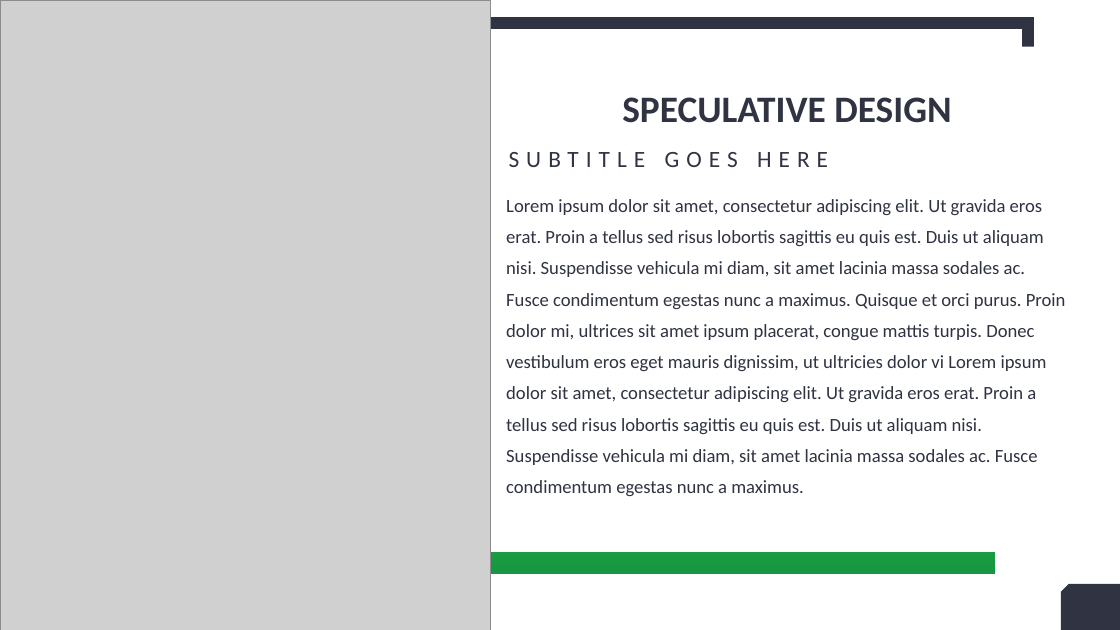
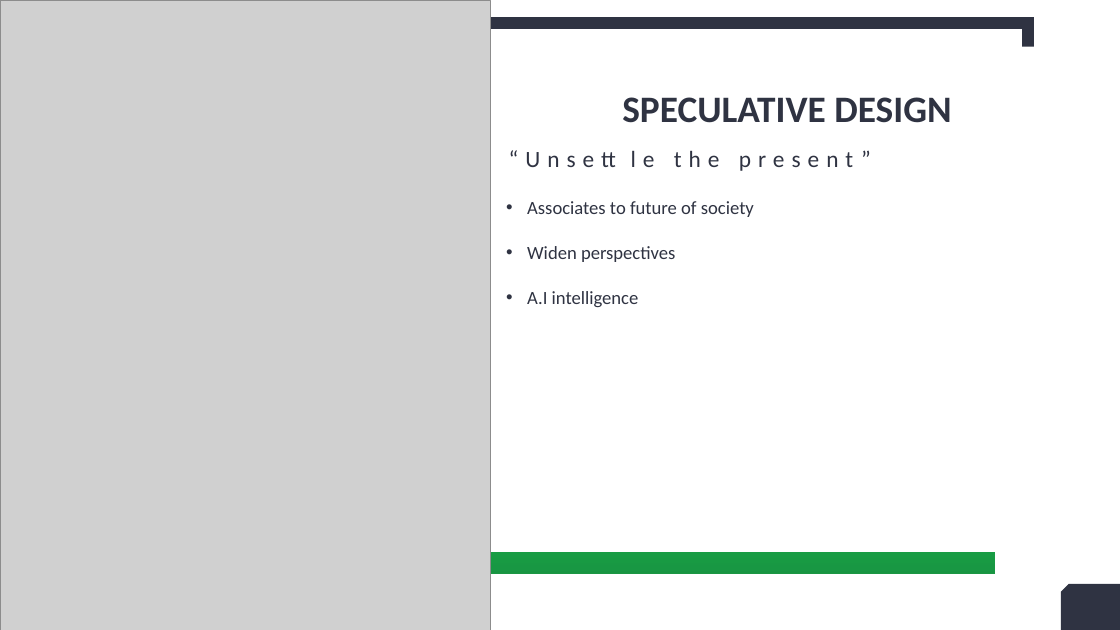
Before and after one commit to RandumbFluke/Design_Contexts_Year_1, a slide deck: slide 4 of Assignment 2/Jarvis x spotify.pptx. Drawn at 1120x630 pixels with LibreOffice and Linux fonts; fonts in the diff are those of the drawing; grey boxes stand for pictures. Boxes give left, top, right and bottom in pixels: in the first picture for what was removed or moved away, otherwise in the second. Text is boxed around its words. In the diff, an @@ line names an element or a change of style, - is before the commit and + after.

```diff
--- a/Assignment 2/Jarvis x spotify.pptx
+++ b/Assignment 2/Jarvis x spotify.pptx
@@ text at (509,152,828,167): text changed @@
-SUBTITLE GOES HERE
+“Unsettle the present”
@@ text at (527,201,754,307): text changed @@
-Lorem ipsum dolor sit amet, consectetur adipiscing elit. Ut gravida eros erat. Proin a tellus sed risus lobortis sagittis eu quis est. Duis ut aliquam nisi. Suspendisse vehicula mi diam, sit amet lacinia massa sodales ac. Fusce condimentum egestas nunc a maximus. Quisque et orci purus. Proin dolor mi, ultrices sit amet ipsum placerat, congue mattis turpis. Donec vestibulum eros eget mauris dignissim, ut ultricies dolor vi Lorem ipsum dolor sit amet, consectetur adipiscing elit. Ut gravida eros erat. Proin a tellus sed risus lobortis sagittis eu quis est. Duis ut aliquam nisi. Suspendisse vehicula mi diam, sit amet lacinia massa sodales ac. Fusce condimentum egestas nunc a maximus.
+• Associates to future of society
+• Widen perspectives
+• A.I intelligence
```
Also in this commit, not shown: 5 other slides changed, 1 slide added, 1 slide removed.
